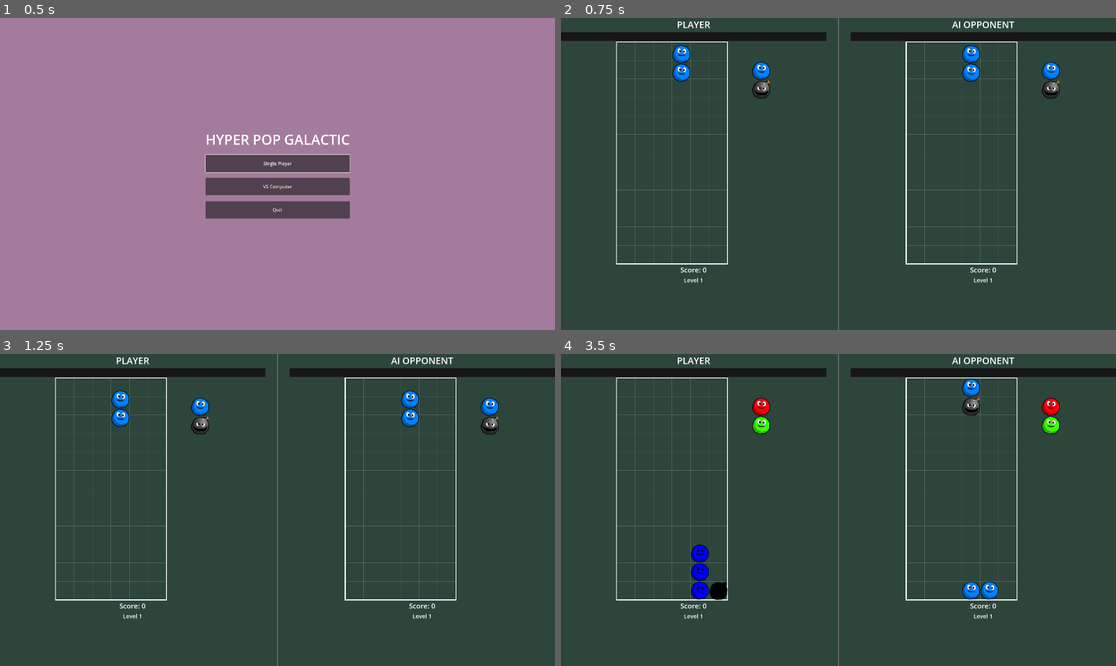
Above: before the commit, frames 1-4 (two rows, left to right).
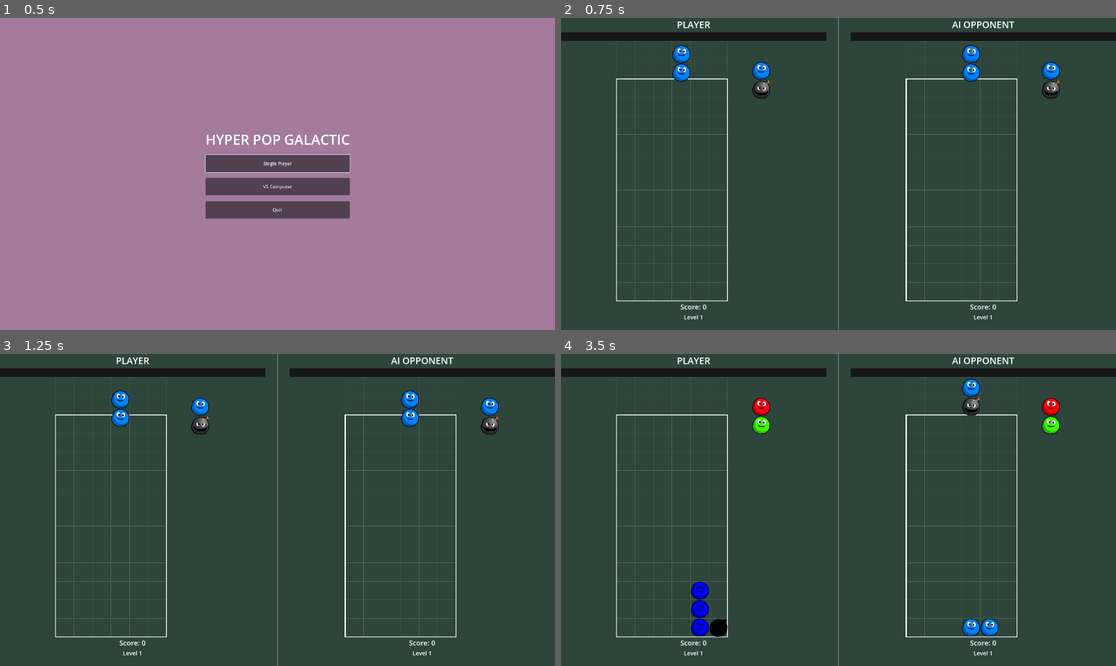
Above: after the commit, the same moments.

Repository: csmallfield/PuyoPuyo
Game: Godot game, scene res://scenes/MainMenu.tscn
Two runs of this game, one before a commit and one after it. Both use one fixed random seed, a clock stepped at 60 frames per second and the inputs below. The engine's default icon, where the game draws it, is replaced by a stand-in: a white triangle on a blue panel in a dark square.
Inputs (mouse positions are in pixels of both pictures, inside the frame that each line leads up to):
- Up to frame 1 (0.5 s): no input
- Up to frame 2 (0.75 s): click "VS Computer" at 0.5 s
- Up to frame 3 (1.25 s): no input
- Up to frame 4 (3.5 s): move the mouse to (960, 494) at 1.27 s; hold Right (move_right) 1.28-2.03 s; hold Space (fast_drop) 1.28-2.03 s; move the mouse to (727, 525) at 2.02 s; hold Down (move_down) 2.03-2.78 s; tap Up (rotate_piece) at 2.1 s; move the mouse to (894, 441) at 2.77 s; hold Right (move_right) from 2.78 s (still down); hold Space (fast_drop) from 2.78 s (still down)

Frame 1 is identical in both runs. In frame 2, 1.2% of the frame differs, in the area x 9-83%, y 7-97%; in frame 3, 1.2%; in frame 4, 2.7%.

Commit message:
added buffer zone at the top

Diff:
--- a/puyopuyo_prototype/scenes/VSMode.tscn
+++ b/puyopuyo_prototype/scenes/VSMode.tscn
@@ -55,7 +55,7 @@
 show_percentage = false
 
 [node name="PlayerGridContainer" type="Control" parent="GameContainer/PlayerSide"]
-custom_minimum_size = Vector2(384, 768)
+custom_minimum_size = Vector2(384, 896)
 layout_mode = 2
 
 [node name="PlayerScoreLabel" type="Label" parent="GameContainer/PlayerSide"]
@@ -93,7 +93,7 @@
 show_percentage = false
 
 [node name="AIGridContainer" type="Control" parent="GameContainer/AISide"]
-custom_minimum_size = Vector2(384, 768)
+custom_minimum_size = Vector2(384, 896)
 layout_mode = 2
 
 [node name="AIScoreLabel" type="Label" parent="GameContainer/AISide"]
@@ -162,6 +162,7 @@
 text = "Main Menu"
 
 [node name="PausePanel" type="Panel" parent="."]
+visible = false
 layout_mode = 1
 anchors_preset = 8
 anchor_left = 0.5
--- a/puyopuyo_prototype/scripts/GameState.gd
+++ b/puyopuyo_prototype/scripts/GameState.gd
@@ -20,7 +20,8 @@
 
 # Game settings
 var grid_width = 6
-var grid_height = 12
+var grid_height = 14  # Total height including 2-row spawn zone
+var playfield_start_row = 2  # Main playfield starts at row 2 (rows 0-1 are spawn zone)
 var colors = [Color.RED, Color.BLUE, Color.GREEN, Color.YELLOW]
 var bubble_color = Color.GRAY
 var bomb_color = Color.BLACK
@@ -103,29 +104,9 @@
 var enable_level_up_attacks = true  # Toggle level-up garbage on/off
 var level_up_attack_multiplier = 30  # Base nuisance points per level
 
-# For example:
-# Level 2: 2 × 50 = 100 nuisance points (1 row + partial)
-# Level 3: 3 × 50 = 150 nuisance points (2 rows)
-# Level 5: 5 × 50 = 250 nuisance points (3 rows + partial)
-# Level 10: 10 × 50 = 500 nuisance points (6+ rows!)
 # Chain multipliers - exponential scaling for powerful chains
 var chain_multipliers = [
-
-	# Initial Arrangement (it's pretty intense)
-	#0,    # Chain 0 (shouldn't happen)
-	#1,    # Chain 1 - base multiplier
-	#8,    # Chain 2 - significant jump
-	#16,   # Chain 3 - double chain 2
-	#32,   # Chain 4 - double chain 3
-	#64,   # Chain 5 - massive
-	#96,   # Chain 6 - extreme
-	#128,  # Chain 7 - devastating
-	#160,  # Chain 8+
-
-	#0, 1, 5, 10, 20, 35, 55, 80, 110 #Moderate Intensity
 	0, 1, 2, 4, 8, 16, 30, 42, 56 #Need a lot of chains
-	#0, 1, 2, 3, 4, 5, 6, 7, 8 #Linear Chains
-
 ]
 
 func _ready():
--- a/puyopuyo_prototype/scripts/Grid.gd
+++ b/puyopuyo_prototype/scripts/Grid.gd
@@ -51,31 +51,56 @@
 @onready var piece_pair_scene = preload("res://scenes/PiecePair.tscn")
 
 func _ready():
+	# Explicitly initialize piece pair variables
+	current_piece_pair = null
+	next_piece_pair = null
+
 	initialize_grid()
-	original_position = Vector2(400, 100)
+	original_position = Vector2(500, -10)
 	position = original_position
 
 func _draw():
 	# Draw grid lines
+	var playfield_start = GameState.playfield_start_row
+
+	# Draw SPAWN ZONE grid lines (dimmed, rows 0-1)
+	var spawn_color = Color.GRAY
+	spawn_color.a = 0.15  # Very dimmed
+
+	# Vertical lines in spawn zone
+	for x in range(GameState.grid_width + 1):
+		var start_pos = Vector2(x * CELL_SIZE, 0)
+		var end_pos = Vector2(x * CELL_SIZE, playfield_start * CELL_SIZE)
+		draw_line(start_pos, end_pos, spawn_color, 1)
+
+	# Horizontal lines in spawn zone
+	for y in range(playfield_start + 1):
+		var start_pos = Vector2(0, y * CELL_SIZE)
+		var end_pos = Vector2(GameState.grid_width * CELL_SIZE, y * CELL_SIZE)
+		draw_line(start_pos, end_pos, spawn_color, 1)
+
+	# Draw PLAYFIELD grid lines (normal, rows 2+)
 	var grid_color = Color.GRAY
 	grid_color.a = 0.3
 
-	# Vertical lines - draw at cell boundaries
+	# Vertical lines in playfield
 	for x in range(GameState.grid_width + 1):
-		var start_pos = Vector2(x * CELL_SIZE, 0)
+		var start_pos = Vector2(x * CELL_SIZE, playfield_start * CELL_SIZE)
 		var end_pos = Vector2(x * CELL_SIZE, GameState.grid_height * CELL_SIZE)
 		draw_line(start_pos, end_pos, grid_color, 1)
 
-	# Horizontal lines - draw at cell boundaries
-	for y in range(GameState.grid_height + 1):
+	# Horizontal lines in playfield
+	for y in range(playfield_start, GameState.grid_height + 1):
 		var start_pos = Vector2(0, y * CELL_SIZE)
 		var end_pos = Vector2(GameState.grid_width * CELL_SIZE, y * CELL_SIZE)
 		draw_line(start_pos, end_pos, grid_color, 1)
 
-	# Draw border box
+	# Draw border box ONLY around playfield (not spawn zone)
 	var border_color = Color.WHITE
 	var border_width = 3
-	var rect = Rect2(0, 0, GameState.grid_width * CELL_SIZE, GameState.grid_height * CELL_SIZE)
+	var playfield_y_start = playfield_start * CELL_SIZE
+	var playfield_height = (GameState.grid_height - playfield_start) * CELL_SIZE
+	var rect = Rect2(0, playfield_y_start, GameState.grid_width * CELL_SIZE, playfield_height)
 	draw_rect(rect, border_color, false, border_width)
 
 func _process(delta):
@@ -119,6 +144,9 @@
 	var current_pixel_pos = current_piece_pair.position
 	var current_grid_pos = current_piece_pair.grid_position
 
+	# Check if we're in the spawn zone
+	var in_spawn_zone = current_grid_pos.y < GameState.playfield_start_row
+
 	# First, check if we can fall to the next grid position
 	var next_grid_pos = Vector2(current_grid_pos.x, current_grid_pos.y + 1)
 	var can_fall_to_next = can_place_piece_pair(current_piece_pair, next_grid_pos)
@@ -141,7 +169,15 @@
 		if is_in_grace_period:
 			reset_landing_state()
 	else:
-		# Piece CANNOT fall to next grid position - lock at current cell center
+		# Piece CANNOT fall to next grid position
+
+		# If in spawn zone and can't fall, it's GAME OVER
+		if in_spawn_zone:
+			print("Game Over: Piece stuck in spawn zone at row ", current_grid_pos.y)
+			emit_signal("game_over")
+			return
+
+		# Otherwise, lock at current cell center (normal playfield behavior)
 		var current_cell_center_y = current_grid_pos.y * CELL_SIZE + CELL_SIZE/2
 
 		# Smoothly move toward the center, but don't go past it
@@ -153,7 +189,7 @@
 			# Already at or past center - lock exactly at center
 			current_piece_pair.set_pixel_position(Vector2(current_pixel_pos.x, current_cell_center_y))
 
-		# Start grace period
+		# Start grace period (only in playfield)
 		if not piece_has_landed:
 			start_grace_period()
 
@@ -166,6 +202,14 @@
 		grid_data.append(row)
 
 func start_game():
+	# Clean up any existing piece pairs
+	if current_piece_pair and is_instance_valid(current_piece_pair):
+		current_piece_pair.queue_free()
+		current_piece_pair = null
+	if next_piece_pair and is_instance_valid(next_piece_pair):
+		next_piece_pair.queue_free()
+		next_piece_pair = null
+
 	initialize_grid()
 	clear_all_pieces()
 	my_sequence_index = 0
@@ -193,22 +237,22 @@
 	# Reset landing state for new piece
 	reset_landing_state()
 
-	# Position at top center
+	# Position at top of spawn zone (row 0) in center column
 	var start_pos = Vector2(GameState.grid_width / 2, 0)
 	current_piece_pair.set_grid_position(start_pos)
 	current_piece_pair.set_pixel_position(grid_to_pixel(start_pos))
 
-	# Check for game over
+	# Check for game over - if spawn position is blocked, game over
 	if not can_place_piece_pair(current_piece_pair, start_pos):
 		emit_signal("game_over")
 		return
 
-	# Prepare next piece - IMPORTANT: Don't add to scene tree yet!
+	# Prepare next piece
 	next_piece_pair = piece_pair_scene.instantiate()
 	next_piece_pair.set_piece_data_from_index(my_sequence_index)
 	my_sequence_index += 1
 
-	# Now add to tree and position
+	# Add to tree and position off to the side
 	add_child(next_piece_pair)
 	next_piece_pair.set_pixel_position(Vector2(500, 100))
 
@@ -700,10 +744,16 @@
 
 		check_and_clear_matches()  # Recursive call for chains
 	else:
-		# No matches found, end cascading and spawn next piece
+		# No matches found, end cascading
 		clearing_matches = false
 		is_cascading = false
 		current_chain_count = 0
+
+		# Check if any pieces are in spawn zone (game over condition)
+		if check_spawn_zone_overflow():
+			return  # Game over triggered
+
+		# Spawn next piece
 		spawn_new_piece_pair()
 
 
@@ -929,3 +979,13 @@
 func is_grid_active():
 	"""Returns true if the grid is actively processing pieces (for AI)"""
 	return GameState.current_state == GameState.State.PLAYING and not clearing_matches
+
+func check_spawn_zone_overflow():
+	"""Check if any pieces are in the spawn zone after gravity settles - triggers game over"""
+	for y in range(GameState.playfield_start_row):
+		for x in range(GameState.grid_width):
+			if grid_data[y][x] != null:
+				print("Game Over: Piece in spawn zone at row ", y, " col ", x)
+				emit_signal("game_over")
+				return true
+	return false
--- a/puyopuyo_prototype/scripts/Main.gd
+++ b/puyopuyo_prototype/scripts/Main.gd
@@ -23,8 +23,10 @@
 	GameState.connect("score_changed", _on_score_changed)
 	GameState.connect("level_changed", _on_level_changed)
 	GameState.connect("game_over", _on_game_over)
-	grid.connect("game_over", _on_grid_game_over)
-	grid.connect("chain_bonus", _on_chain_bonus)
+
+	if grid:
+		grid.connect("game_over", _on_grid_game_over)
+		grid.connect("chain_bonus", _on_chain_bonus)
 
 	# Connect pause screen buttons
 	if pause_resume_button:
@@ -78,20 +80,13 @@
 	# Configure for single player mode BEFORE resetting game
 	GameState.configure_for_game_mode(GameState.GameMode.SINGLE_PLAYER)
 
-	# Force immediate cleanup of any lingering piece pairs
-	if grid.current_piece_pair:
-		grid.current_piece_pair.queue_free()
-		grid.current_piece_pair = null
-	if grid.next_piece_pair:
-		grid.next_piece_pair.queue_free()
-		grid.next_piece_pair = null
-
 	GameState.reset_game()
 
-	# Set initial fall speed for level 1
-	grid.set_fall_speed(GameState.level_speeds[0])
-
-	grid.start_game()
+	# Set initial fall speed for level 1 and start game
+	if grid:
+		grid.set_fall_speed(GameState.level_speeds[0])
+		grid.start_game()
+
 	update_ui()
 
 	# Start music
@@ -120,7 +115,7 @@
 	show_level_up_notification(new_level)
 
 	# Update grid fall speed when level changes
-	if grid:
+	if grid and is_instance_valid(grid):
 		var speed_index = min(new_level - 1, GameState.level_speeds.size() - 1)
 		grid.set_fall_speed(GameState.level_speeds[speed_index])
 		print("Level ", new_level, " - Speed set to: ", GameState.level_speeds[speed_index])
